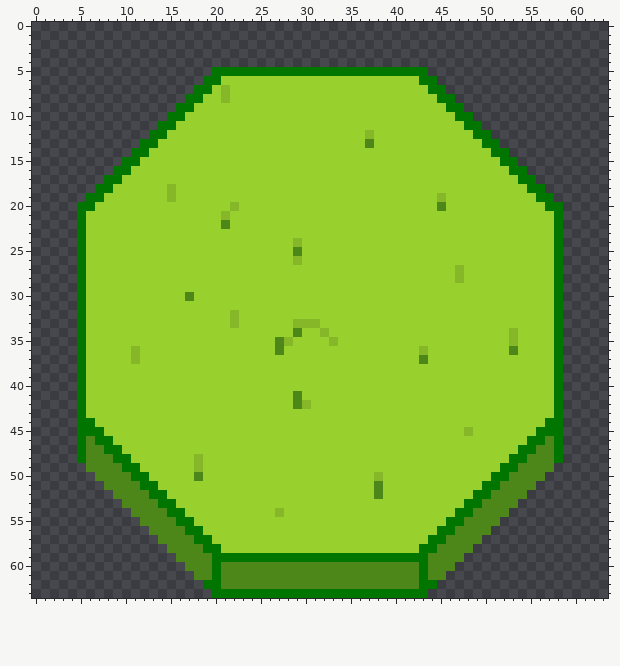
Pixel-art sprite -- public/assets/Tiles/Plains/Platform/sheet.png. Above is the file before it was changed.
The file is 64x64 pixels.
New version:
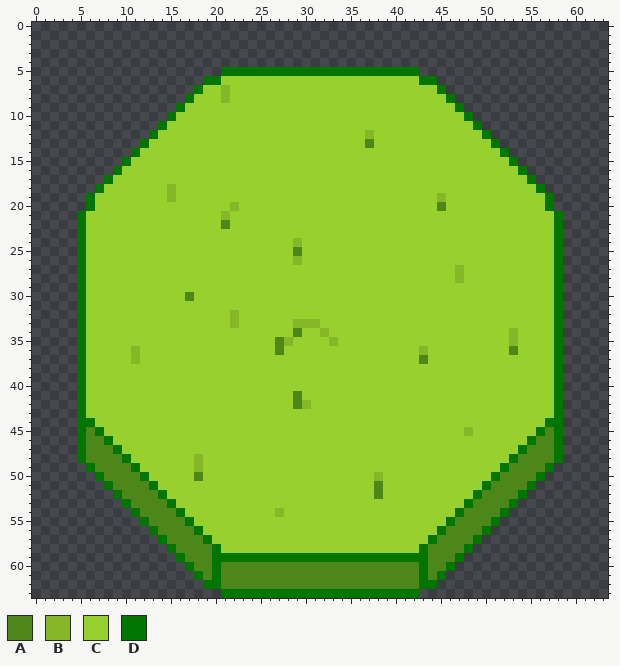
Palette (. is transparent): A #4e8719  B #85b729  C #98d12e  D #007500
Change:
Changed rows in their new state; - is an unchanged pixel.
first column x 5:
 5 ---------------.----------------------.---------------
 7 --------------C------------------------C--------------
 8 -------------C--------------------------C-------------
 9 ------------C----------------------------C------------
10 -----------C------------------------------C-----------
11 ----------C--------------------------------C----------
12 ---------C----------------------------------C---------
13 --------C------------------------------------C--------
14 -------C--------------------------------------C-------
15 ------C----------------------------------------C------
16 -----C------------------------------------------C-----
17 ----C--------------------------------------------C----
18 ---C----------------------------------------------C---
19 --C------------------------------------------------C--
20 .----------------------------------------------------.
first column x 6:
45 A--------------------------------------------------A
46 -A------------------------------------------------A-
47 --A----------------------------------------------A--
48 ---A--------------------------------------------A---
49 D---A------------------------------------------A---D
50 -D---A----------------------------------------A---D-
51 --D---A--------------------------------------A---D--
52 ---D---A------------------------------------A---D---
53 ----D---A----------------------------------A---D----
54 -----D---A--------------------------------A---D-----
55 ------D---A------------------------------A---D------
56 -------D---A----------------------------A---D-------
57 --------D---A--------------------------A---D--------
58 ---------D---A------------------------A---D---------
59 ----------D------------------------------D----------
60 -----------D----------------------------D-----------
61 ------------D--------------------------D------------
63 --------------.----------------------.--------------
Changed places in both pictures, as pixel boxes (x1, y1, x2, y2):
changed: (77, 67, 221, 211)
changed: (419, 67, 563, 211)
changed: (86, 427, 221, 598)
changed: (419, 427, 554, 598)
